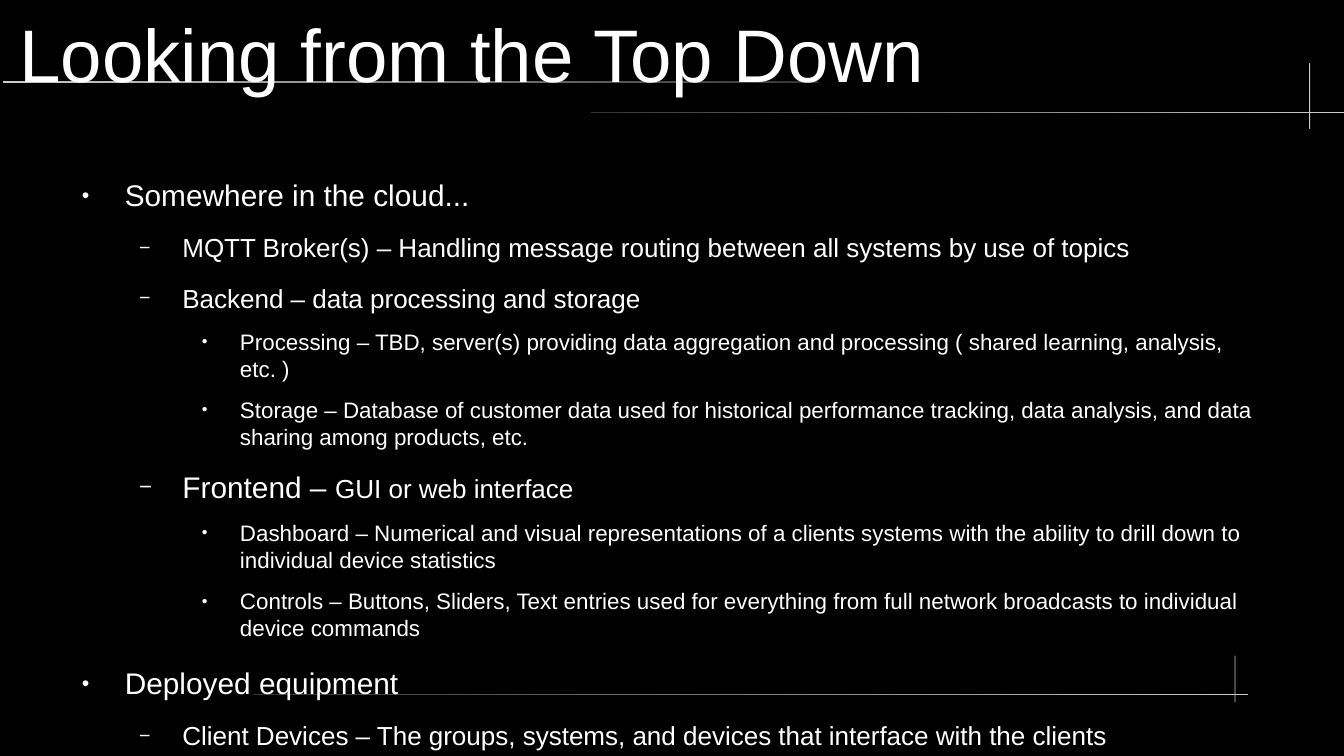
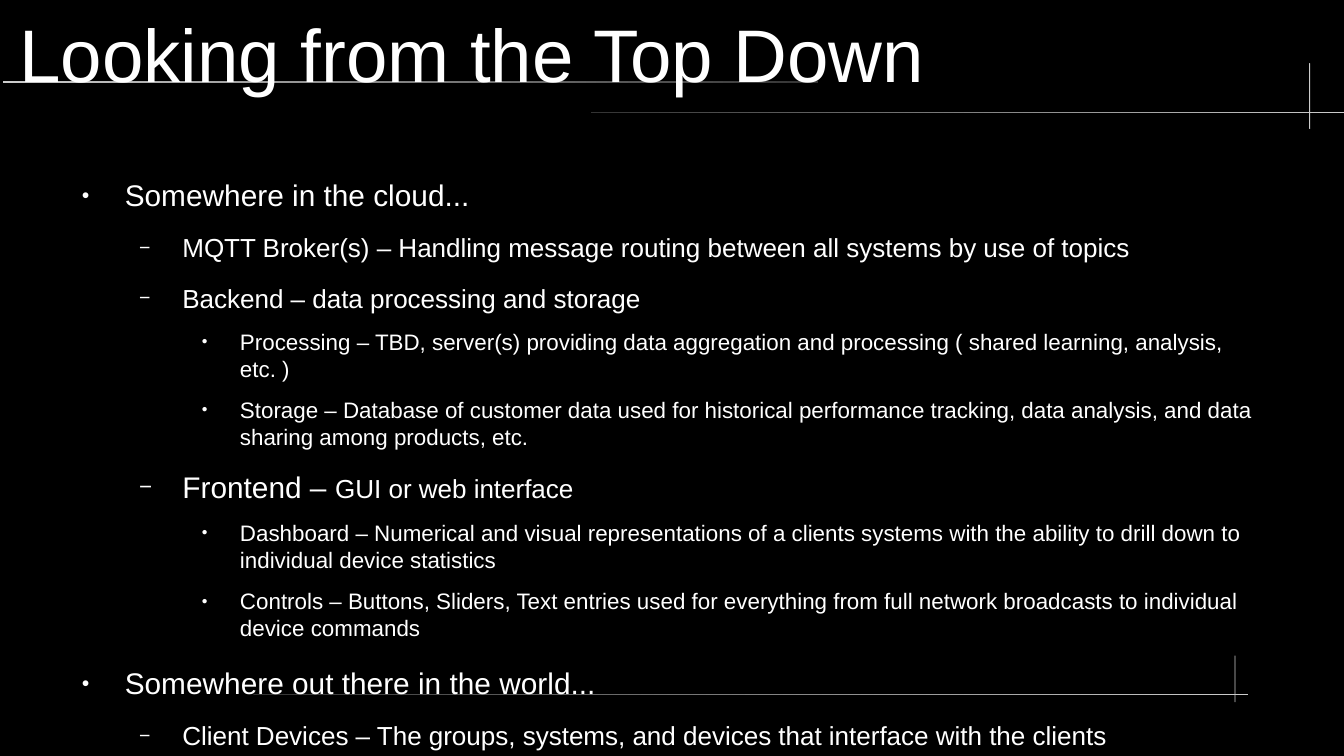
Before and after one commit to kz5ee/mqtt-host-client, a slide deck: slide 4 of ogc-network-mqtt.odp. Drawn at 1344x756 pixels with LibreOffice and Linux fonts; fonts in the diff are those of the drawing. Boxes give left, top, right and bottom in pixels: in the first picture for what was removed or moved away, otherwise in the second. Text is boxed around its words. In the diff, an @@ line names an element or a change of style, - is before the commit and + after.

```diff
--- a/ogc-network-mqtt.odp
+++ b/ogc-network-mqtt.odp
@@ text at (125, 672, 595, 695): text changed @@
-● Deployed equipment
+● Somewhere out there in the world...
```
Also in this commit, not shown: 6 other slides changed, 3 slides added, 1 slide removed.
